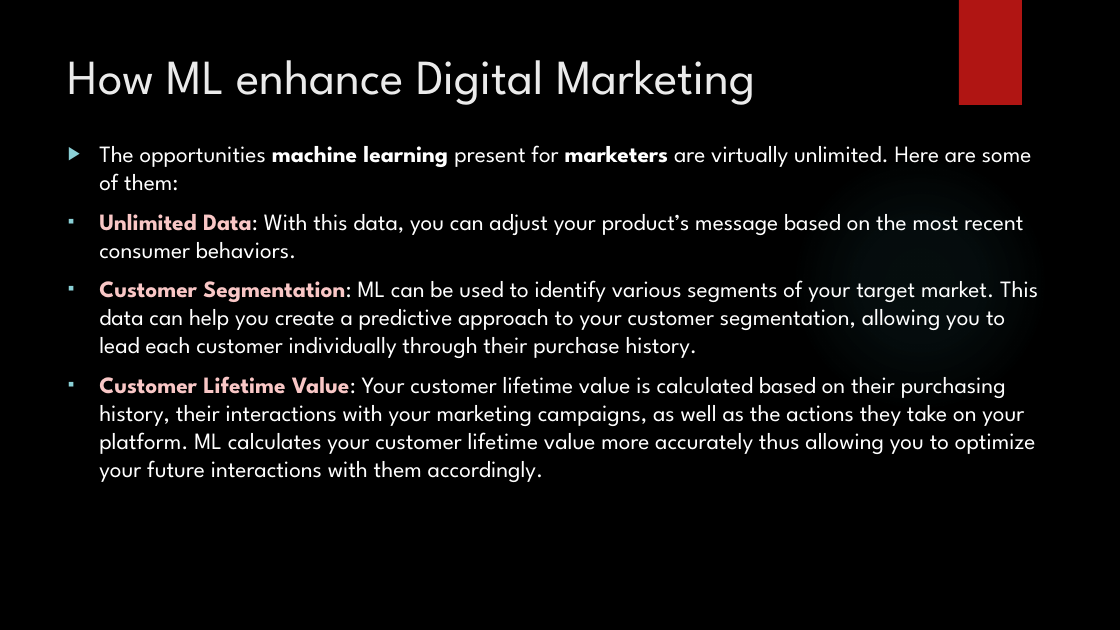
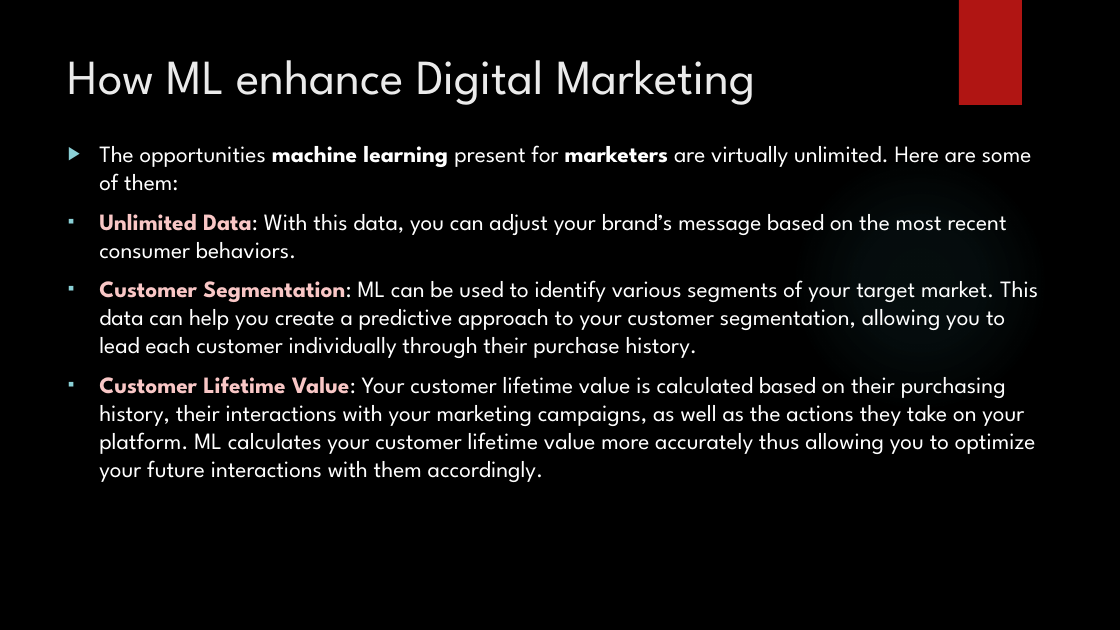
Before and after one commit to madhuhasa/digital-alpha, a slide deck: slide 5 of project/DIGITAL MARKETING.pptx (slide 4 before the commit). Drawn at 1120x630 pixels with LibreOffice and Linux fonts; fonts in the diff are those of the drawing; background and template pictures are left out. Boxes give left, top, right and bottom in pixels: in the first picture for what was removed or moved away, otherwise in the second. Text is boxed around its words. In the diff, an @@ line names an element or a change of style, - is before the commit and + after.

```diff
--- a/project/DIGITAL MARKETING.pptx
+++ b/project/DIGITAL MARKETING.pptx
@@ text at [99,214,1007,259]: text changed @@
-▪ Unlimited Data: With this data, you can adjust your product’s message based on the most recent consumer behaviors.
+▪ Unlimited Data: With this data, you can adjust your brand’s message based on the most recent consumer behaviors.
```
Also in this commit, not shown: 4 other slides changed, 2 slides added.
